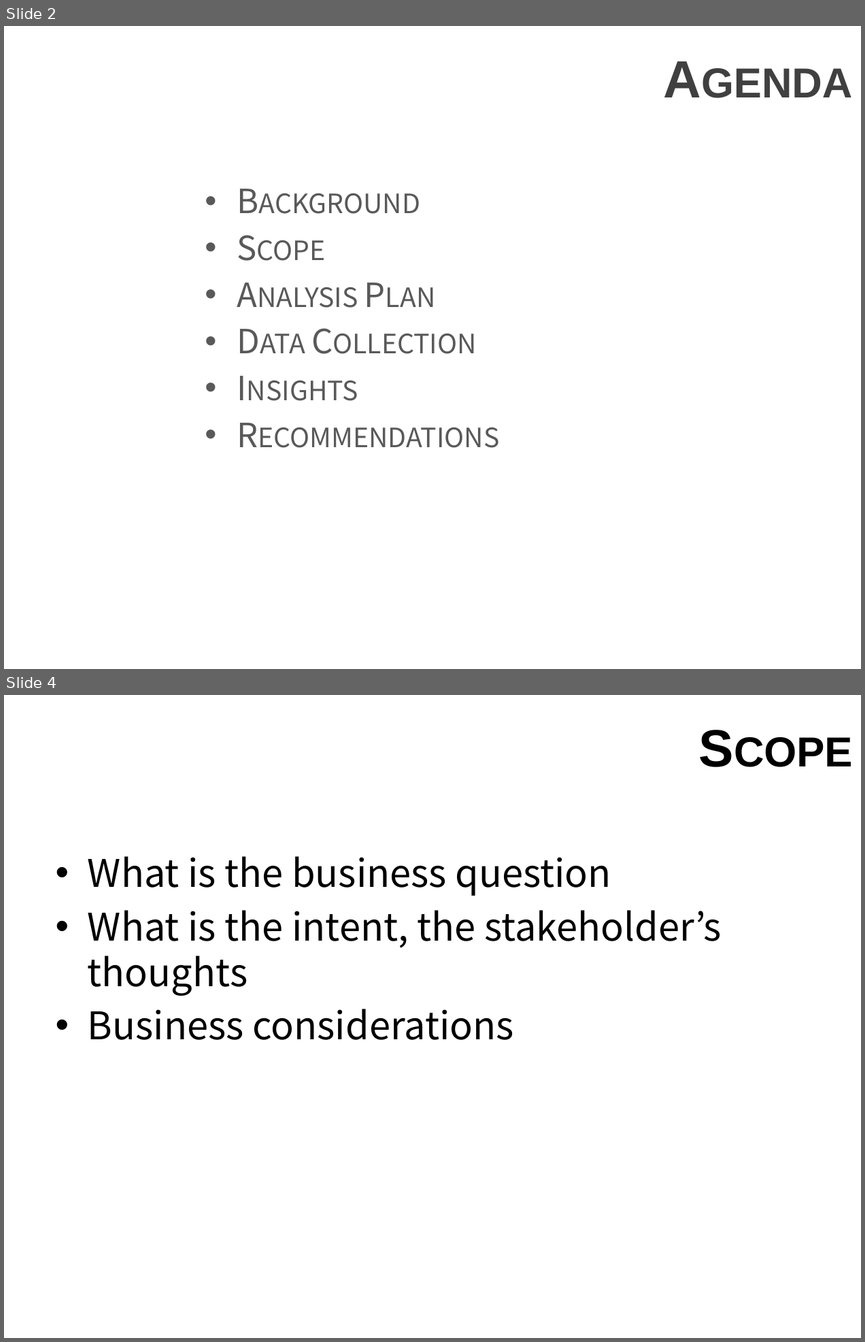
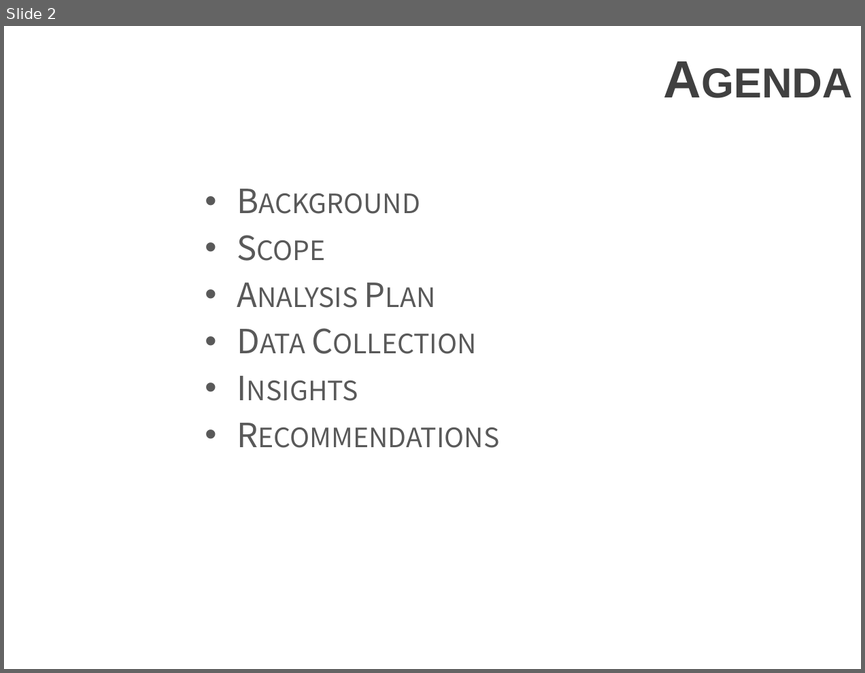
Before and after one commit to rjmclain1/DA1018UTA, a slide deck: C5T1_CreditOne.pptx. Shown one above the other, each under a label of ours: slides 2 and 4 before the commit, slide 2 after it; the slides between them are not shown. The pictures are 865x1342 and 865x673 pixels, drawn with LibreOffice and Linux fonts; fonts in the diff are those of the drawing; background and template pictures are left out. Boxes give left, top, right and bottom in pixels: in the first picture for what was removed or moved away, otherwise in the second. Text is boxed around its words. In the diff, an @@ line names an element or a change of style, - is before the commit and + after.

```diff
--- a/C5T1_CreditOne.pptx
+++ b/C5T1_CreditOne.pptx
@@ slide 4 removed at [4,695,861,1338], background picture (left out) @@
@@ title removed at [4,697,861,795] @@
-Scope
@@ text removed at [88,856,721,1040] @@
-• What is the business question
-• What is the intent, the stakeholder’s thoughts
-• Business considerations
```
Also in this commit, not shown: 1 slide changed, 6 slides added, 4 other slides removed.
